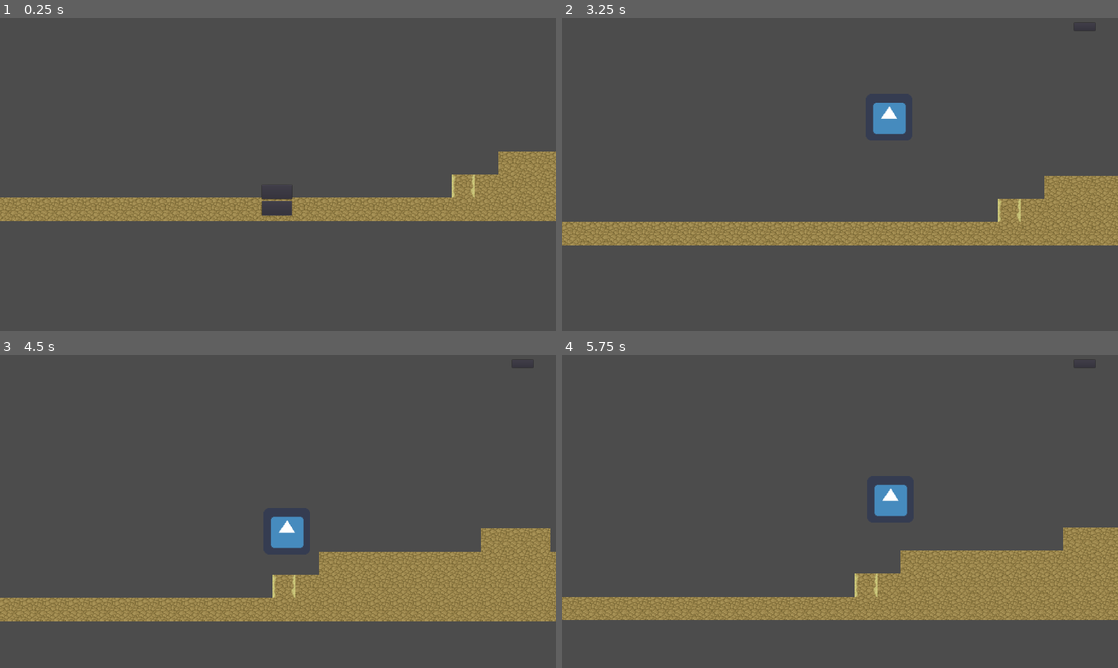
Above: before the commit, frames 1-4 (two rows, left to right).
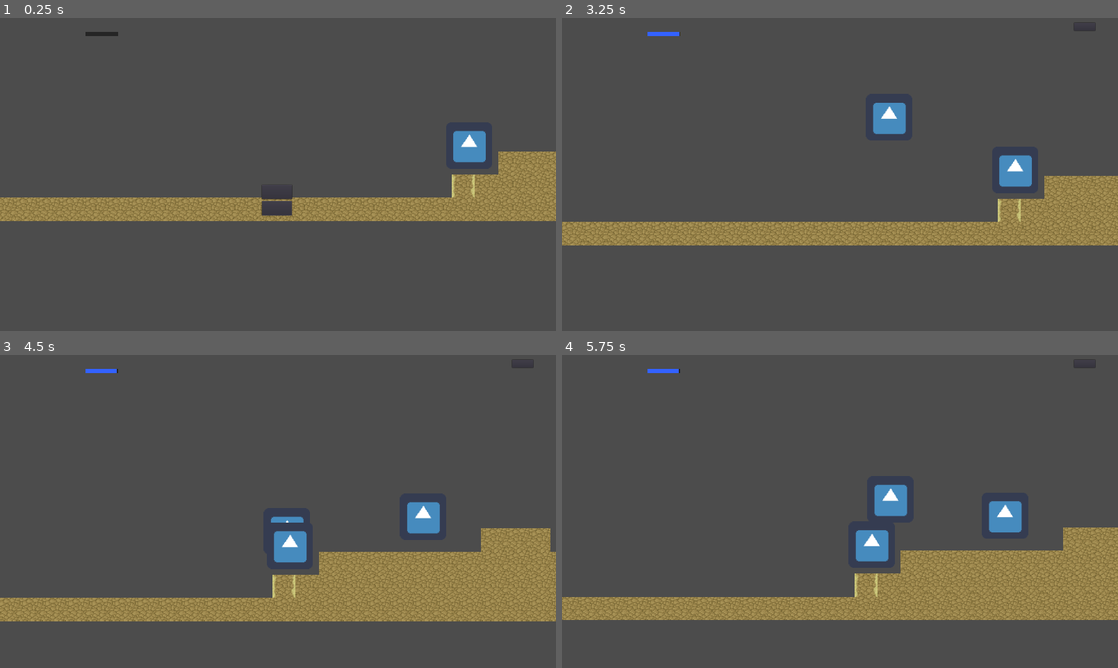
Above: after the commit, the same moments.

Repository: Kreateer/game-off-2020
Game: Godot game, scene res://scenes/Main.tscn
Two runs of this game, one before a commit and one after it. Both use one fixed random seed, a clock stepped at 60 frames per second and the inputs below. The engine's default icon, where the game draws it, is replaced by a stand-in: a white triangle on a blue panel in a dark square.
Inputs:
- Up to frame 1 (0.25 s): no input
- Up to frame 2 (3.25 s): click "Start" at 0.5 s; click "Pause" at 1.25 s; click "Resume" at 2 s; tap Enter at 2.75 s; hold D (right) from 2.78 s (still down); tap W (jump) at 3.02 s
- Up to frame 3 (4.5 s): tap W (jump) at 3.77 s; release D (right) at 4.28 s; hold A (left) from 4.28 s (still down)
- Up to frame 4 (5.75 s): release A (left) at 5.03 s; hold D (right) from 5.03 s (still down); tap W (jump) at 5.27 s

The runs differ from the first frame. In frame 1, 0.7% of the frame differs, in the area x 15-88%, y 4-47%; in frame 2, 0.7%; in frame 3, 1.3%; in frame 4, 1.3%, in the area x 15-83%, y 4-66%.

Commit message:
Add placeholder oxygen bar and pickups
This commit adds a placeholder oxygen bar and a couple of collidable pickups. One pickup heals, the other one damages the Player, but they both don't disappear for testing purposes.

A health bar will be added in the next commit. \O/

Diff:
--- a/scenes/Main.tscn
+++ b/scenes/Main.tscn
@@ -6,13 +6,31 @@
 [ext_resource path="res://scenes/GUI.tscn" type="PackedScene" id=4]
 [ext_resource path="res://scenes/PauseScene.tscn" type="PackedScene" id=5]
 [ext_resource path="res://assets/fonts/FFFFORWA.TTF" type="DynamicFontData" id=6]
+[ext_resource path="res://scenes/PickupItem01.tscn" type="PackedScene" id=7]
+[ext_resource path="res://scenes/PickupItem02.tscn" type="PackedScene" id=8]
+
+[sub_resource type="DynamicFont" id=1]
+size = 30
+font_data = ExtResource( 6 )
 
 [sub_resource type="DynamicFont" id=2]
-size = 30
+font_data = ExtResource( 6 )
+
+[sub_resource type="StyleBoxFlat" id=4]
+bg_color = Color( 0.203922, 0.388235, 1, 1 )
+
+[sub_resource type="StyleBoxFlat" id=5]
+bg_color = Color( 0, 0, 0, 0.509804 )
+
+[sub_resource type="DynamicFont" id=3]
+size = 8
+use_mipmaps = true
+extra_spacing_top = 3
 font_data = ExtResource( 6 )
 
 [node name="Main" type="Node"]
 script = ExtResource( 3 )
+oxygen = 100
 
 [node name="Player" parent="." instance=ExtResource( 2 )]
 visible = false
@@ -70,5 +88,40 @@
 visible = false
 position = Vector2( 1248, 736 )
 
+[node name="Oxygen" type="Label" parent="CanvasLayer"]
+margin_left = -208.0
+margin_top = 736.0
+margin_right = -126.0
+margin_bottom = 774.0
+custom_fonts/font = SubResource( 2 )
+text = "Oxygen"
+align = 1
+valign = 1
+uppercase = true
+__meta__ = {
+"_edit_use_anchors_": false
+}
+
+[node name="OxygenBar" type="ProgressBar" parent="CanvasLayer/Oxygen"]
+margin_left = -16.0
+margin_top = 32.0
+margin_right = 96.0
+margin_bottom = 46.0
+custom_styles/fg = SubResource( 4 )
+custom_styles/bg = SubResource( 5 )
+custom_fonts/font = SubResource( 3 )
+__meta__ = {
+"_edit_use_anchors_": false
+}
+
+[node name="OxygenTimer" type="Timer" parent="CanvasLayer/Oxygen"]
+
 [node name="AudioStreamPlayer" type="AudioStreamPlayer" parent="."]
+
+[node name="Item1" parent="." instance=ExtResource( 7 )]
+position = Vector2( 880, 880 )
+
+[node name="Item2" parent="." instance=ExtResource( 8 )]
+position = Vector2( 696, 920 )
 [connection signal="game_start" from="GUI" to="." method="_on_GUI_game_start"]
+[connection signal="timeout" from="CanvasLayer/Oxygen/OxygenTimer" to="." method="_on_OxygenTimer_timeout"]
--- /dev/null
+++ b/scenes/PickupItem01.tscn
@@ -0,0 +1,19 @@
+[gd_scene load_steps=4 format=2]
+
+[ext_resource path="res://icon.png" type="Texture" id=1]
+[ext_resource path="res://scripts/PickupItem01.gd" type="Script" id=2]
+
+[sub_resource type="RectangleShape2D" id=1]
+extents = Vector2( 32, 32 )
+
+[node name="Item1" type="Node2D"]
+script = ExtResource( 2 )
+
+[node name="TestPickup" type="Sprite" parent="."]
+texture = ExtResource( 1 )
+
+[node name="PickupArea1" type="Area2D" parent="TestPickup"]
+
+[node name="CollisionShape2D" type="CollisionShape2D" parent="TestPickup/PickupArea1"]
+shape = SubResource( 1 )
+[connection signal="body_entered" from="TestPickup/PickupArea1" to="." method="_on_PickupArea1_body_entered"]
--- /dev/null
+++ b/scenes/PickupItem02.tscn
@@ -0,0 +1,19 @@
+[gd_scene load_steps=4 format=2]
+
+[ext_resource path="res://icon.png" type="Texture" id=1]
+[ext_resource path="res://scripts/PickupItem02.gd" type="Script" id=2]
+
+[sub_resource type="RectangleShape2D" id=1]
+extents = Vector2( 32, 32 )
+
+[node name="Item2" type="Node2D"]
+script = ExtResource( 2 )
+
+[node name="TestPickup" type="Sprite" parent="."]
+texture = ExtResource( 1 )
+
+[node name="PickupArea2" type="Area2D" parent="TestPickup"]
+
+[node name="CollisionShape2D" type="CollisionShape2D" parent="TestPickup/PickupArea2"]
+shape = SubResource( 1 )
+[connection signal="body_entered" from="TestPickup/PickupArea2" to="." method="_on_PickupArea2_body_entered"]
--- a/scripts/Main.gd
+++ b/scripts/Main.gd
@@ -1,18 +1,27 @@
 extends Node
 
 var score
-
-#func _ready():
-#	pass
+export (int) var oxygen
+onready var oxygen_bar = get_node("CanvasLayer/Oxygen/OxygenBar")
+onready var oxygen_timer = get_node("CanvasLayer/Oxygen/OxygenTimer")
+func _ready():
+	oxygen_bar.max_value = oxygen
+	oxygen_bar.value = oxygen
+	oxygen_timer.wait_time = oxygen
 
 #func _process(delta):
 #	pass
+
+func _physics_process(delta):
+	oxygen_bar.value = oxygen_timer.time_left
 
 func new_game():
 	score = 0
 	$Player.show()
 	$CanvasLayer/Score.show()
 	$CanvasLayer/PauseScene.show()
+	$CanvasLayer/Oxygen.show()
+	oxygen_timer.start()
 	#$Player.start($Player/StartPosition.position)
 	#$StartTimer.start()
 	$GUI.update_score(score)
@@ -25,3 +34,6 @@
 
 func _on_GUI_game_start():
 	new_game()
+
+func _on_OxygenTimer_timeout():
+	$Player.player_oxygen(1)
--- /dev/null
+++ b/scripts/PickupItem01.gd
@@ -0,0 +1,14 @@
+extends Node2D
+
+
+func on_pickup():
+	var main = self.get_parent()
+	for child in main.get_children():
+		if child.name == "Player":
+			child.player_damage(50)
+	pass
+
+
+func _on_PickupArea1_body_entered(KinematicBody2D):
+	on_pickup()
+	#hide() # Replace with function body.
--- /dev/null
+++ b/scripts/PickupItem02.gd
@@ -0,0 +1,13 @@
+extends Node2D
+
+func on_pickup():
+	var main = self.get_parent()
+	for child in main.get_children():
+		if child.name == "Player":
+			child.player_heal(50)
+	pass
+
+
+func _on_PickupArea2_body_entered(KinematicBody2D):
+	on_pickup()
+	#hide() # Replace with function body.
--- a/scripts/Player.gd
+++ b/scripts/Player.gd
@@ -7,6 +7,9 @@
 
 var velocity = Vector2()
 var jumping = false
+var health = 100
+var alive = true
+var oxygen = 100
 
 var edge_lvl_r = 700
 var edge_lvl_l = 8
@@ -16,7 +19,6 @@
 # Called when the node enters the scene tree for the first time.
 func _ready():
 	screen_size = get_viewport_rect().size # Holds the main screen size
-	#hide()
 	pass
 
 func get_input():
@@ -33,6 +35,28 @@
 	if left:
 		velocity.x -= movement_speed
 
+func player_damage(amount):
+	if alive != false:
+		health -= amount
+		print("Damaged {0} points".format([amount]))
+	else:
+		# Show death screen with total score and restart option
+		pass
+
+func player_heal(amount):
+	if health != 100:
+		health += amount
+		print("Healed {0} points".format([amount]))
+	else:
+		pass
+
+func player_oxygen(amount):
+	if oxygen != 100:
+		oxygen -= amount
+		print("Oxygen lost {0} points".format([amount]))
+
+	pass
+
 func _physics_process(delta):
 	get_input()
 	velocity.y += gravity * delta
@@ -43,8 +67,10 @@
 # Called every frame. 'delta' is the elapsed time since the previous frame.
 func _process(delta):
 	position += velocity * delta
-  #print(screen_size)
 	position.x = clamp(position.x, edge_lvl_l, screen_size.x - edge_lvl_r)
 
-func _on_Player_body_entered(body):
-	emit_signal("hit")
+#func _on_Player_body_entered(body):
+#	emit_signal("hit")
+
+func _on_PickupItem1_body_entered(body):
+	hide()
Not shown: 2 places in scenes/Main.tscn that only renumber resources
Not shown: 5 places in scenes/PauseScene.tscn that only renumber resources
